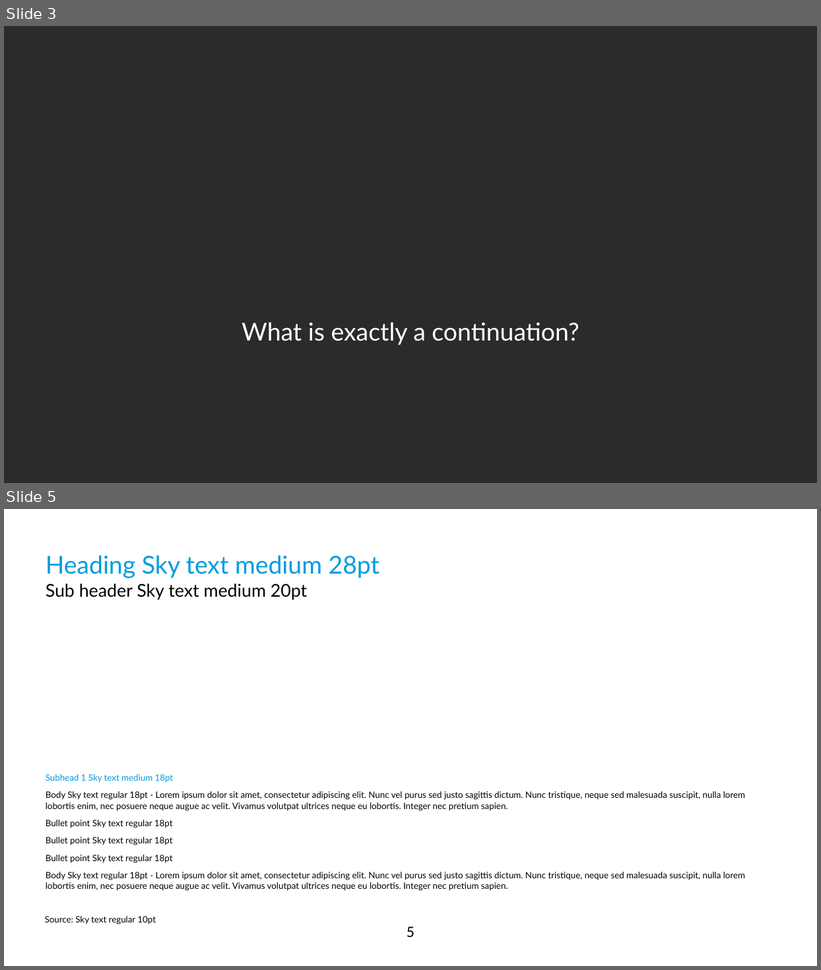
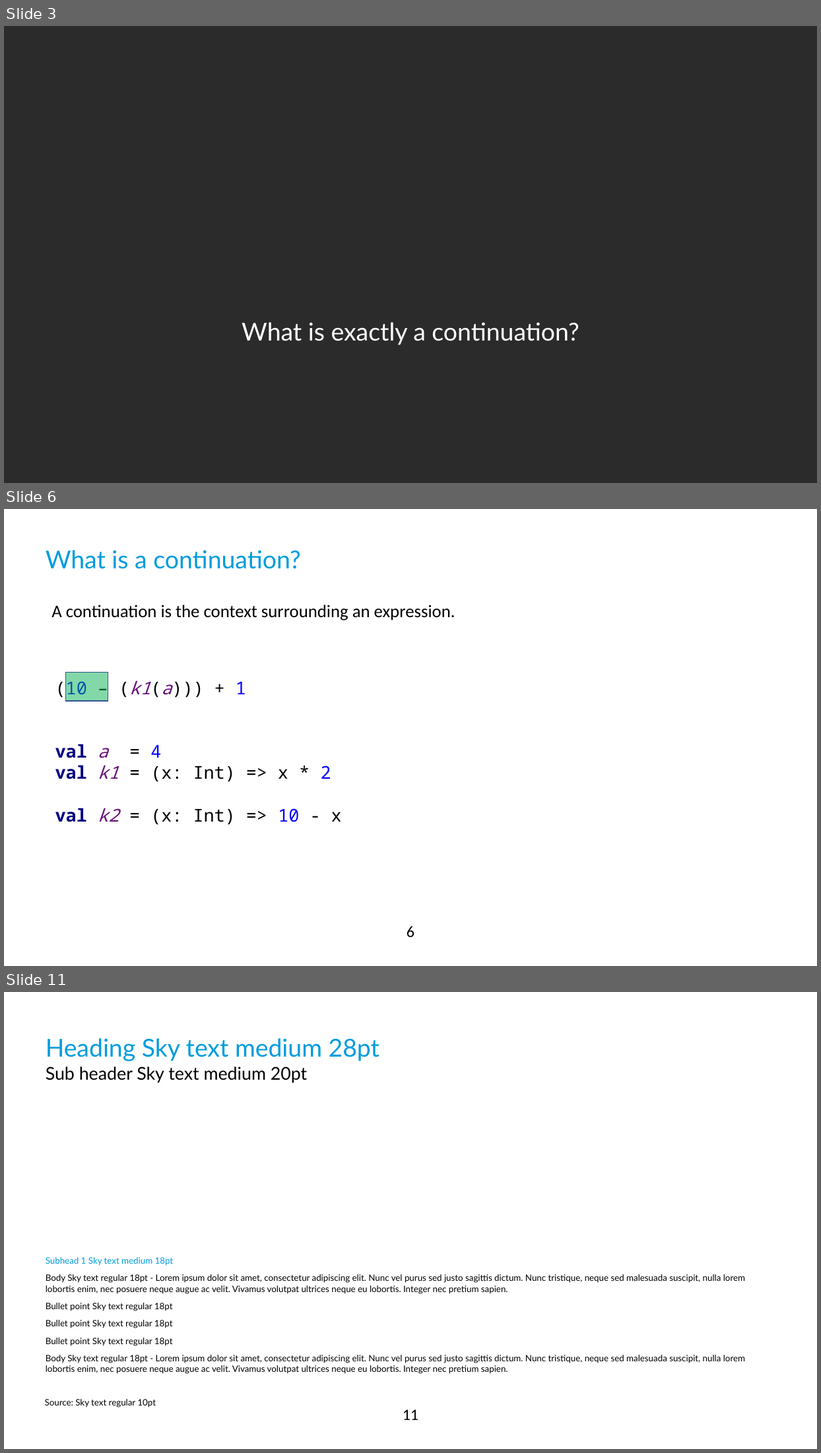
Before and after one commit to qqupp/continuations-playground, a slide deck: docs/diy-continuations.pptx. Shown one above the other, each under a label of ours: slides 3 and 5 before the commit, slides 3, 6 and 11 after it; the slides between them are not shown. The pictures are 821x970 and 821x1453 pixels, drawn with LibreOffice and Linux fonts; fonts in the diff are those of the drawing; background and template pictures are left out; a plain dark background stands for a picture behind light text. Boxes give left, top, right and bottom in pixels: in the first picture for what was removed or moved away, otherwise in the second. Text is boxed around its words. In the diff, an @@ line names an element or a change of style, - is before the commit and + after.

```diff
--- a/docs/diy-continuations.pptx
+++ b/docs/diy-continuations.pptx
@@ slide 6 added at (x1=4, y1=509, x2=817, y2=966), background #FFFFFF; not listed: 1 template element that a slide beside it also shows @@
@@ title added at (x1=46, y1=550, x2=300, y2=569), 28 pt, text #009CDD @@
+What is a continuation?
@@ text added at (x1=52, y1=605, x2=455, y2=621), 20 pt, text #000000 @@
+A continuation is the context surrounding an expression.
@@ text added at (x1=55, y1=678, x2=342, y2=825), 20 pt, text #000000 @@
+(10 – (k1(a))) + 1
+val a = 4
+val k1 = (x: Int) => x * 2
+val k2 = (x: Int) => 10 - x
@@ rectangle added at (x1=65, y1=672, x2=108, y2=701), fill #00B050 at 49% opacity, outline #325491 1 pt @@
@@ what was slide 5 is now slide 11 @@
@@ page number at (x1=403, y1=1410, x2=418, y2=1420): text changed @@
-5
+11
```
Also in this commit, not shown: 1 slide changed, 5 other slides added, 4 other files.
